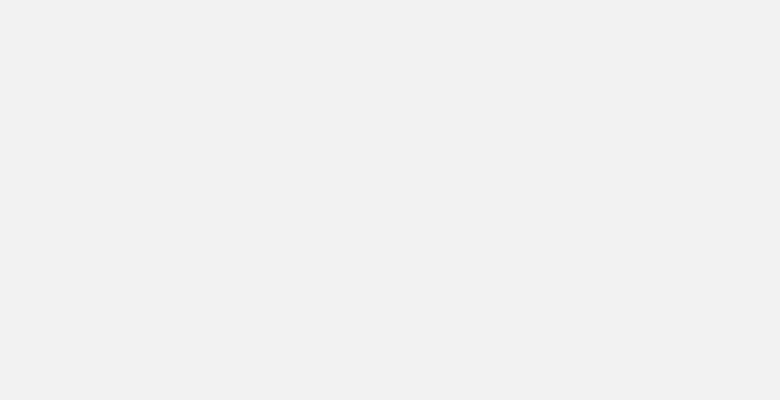
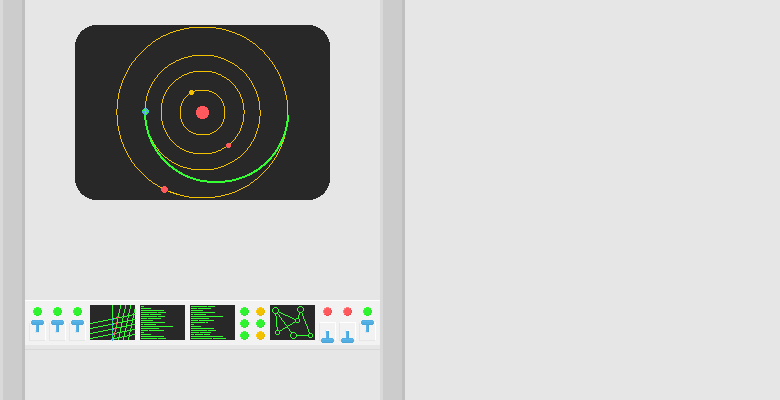
Revision of a layered w=780, h=400 image; what changed, layer by layer:
added layer "3D Effect" above "Hohmann Transfer" over <box>0,0,405,400</box>
added layer "Hohmann Transfer" above "Display" over <box>144,115,289,183</box>
added layer "Display" above "Background" over <box>90,27,313,341</box>
painted on "Background" over <box>0,0,780,400</box>
